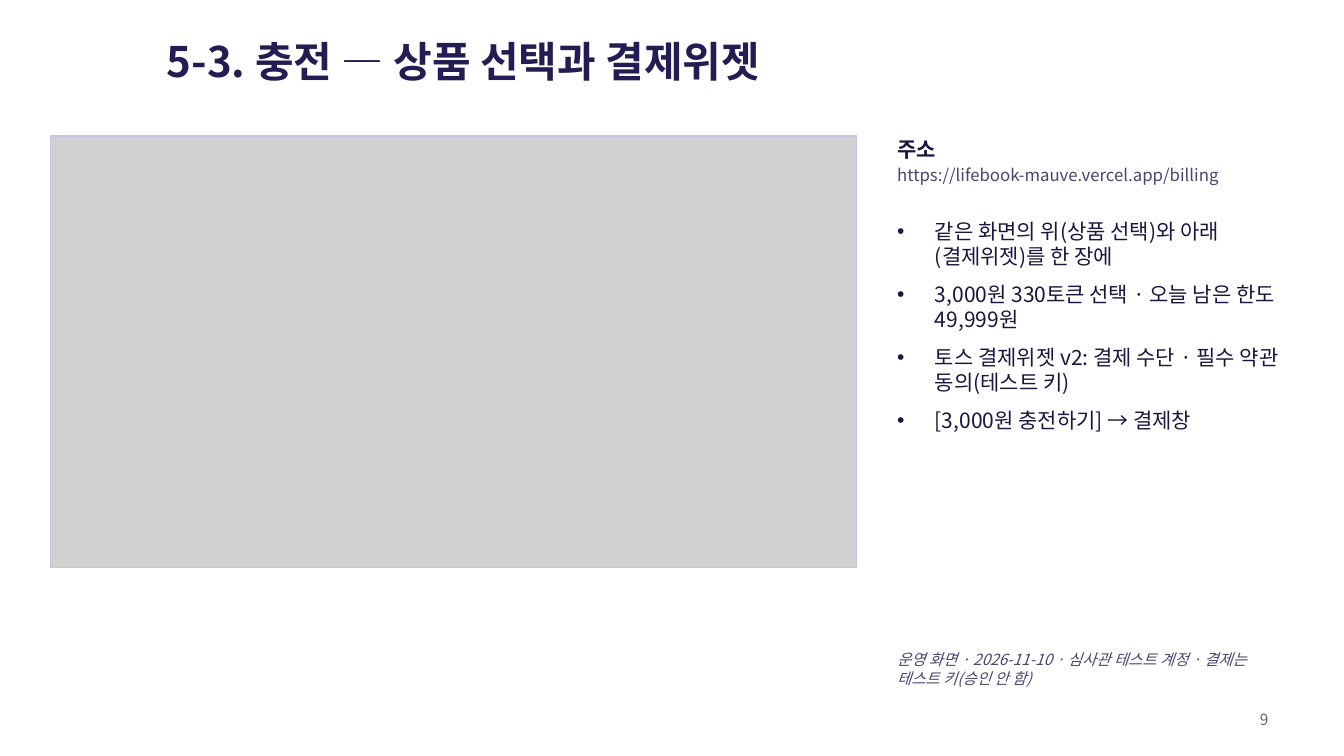
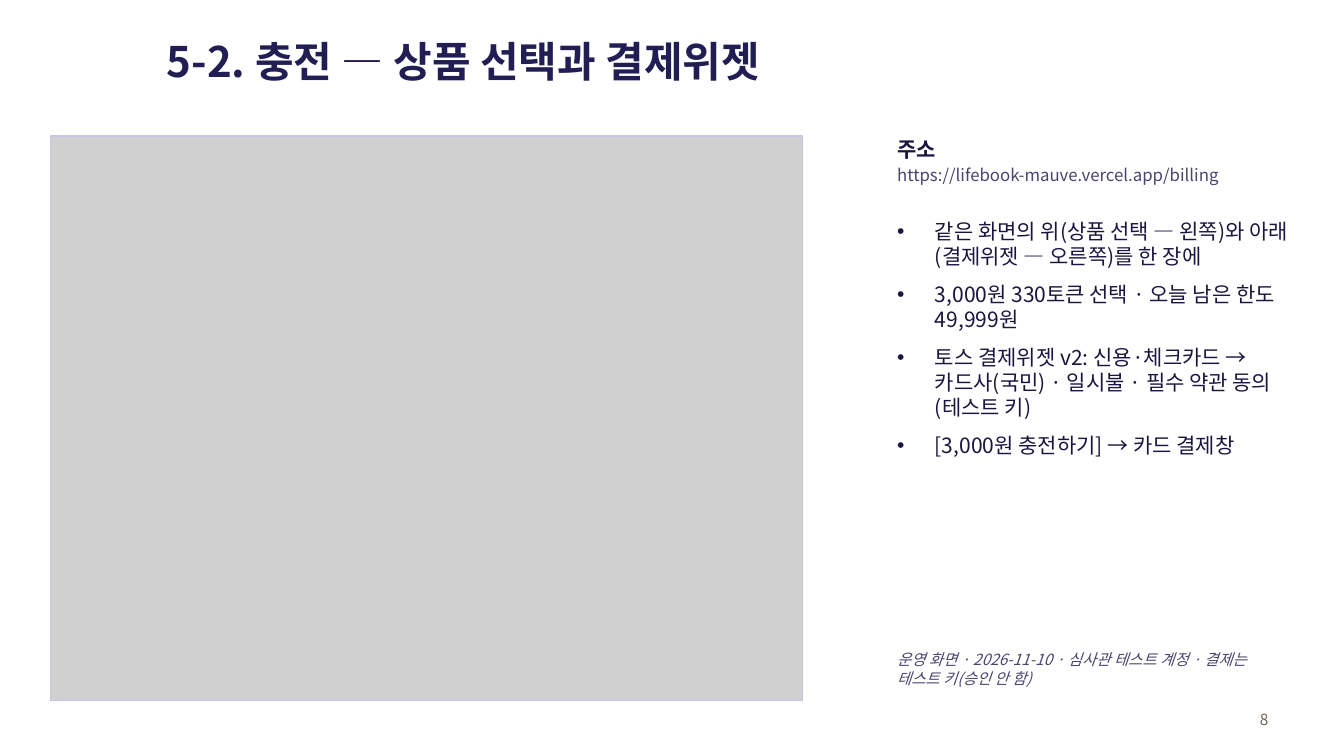
Before and after one commit to sml122900/lifebook, a slide deck: slide 8 of docs/toss/lifebook-결제경로.pptx (slide 9 before the commit). Drawn at 1344x756 pixels with LibreOffice and Linux fonts; fonts in the diff are those of the drawing; grey boxes stand for pictures. Boxes give left, top, right and bottom in pixels: in the first picture for what was removed or moved away, otherwise in the second. Text is boxed around its words. In the diff, an @@ line names an element or a change of style, - is before the commit and + after.

```diff
--- a/docs/toss/lifebook-결제경로.pptx
+++ b/docs/toss/lifebook-결제경로.pptx
@@ title at box(167, 41, 760, 81): text changed @@
-5-3. 충전 — 상품 선택과 결제위젯
+5-2. 충전 — 상품 선택과 결제위젯
@@ rectangle: place and size @@
-rectangle at box(50, 136, 857, 568)
+rectangle at box(50, 136, 803, 701)
@@ picture: place and size @@
-picture at box(50, 136, 857, 568)
+picture at box(50, 136, 803, 701)
@@ text at box(935, 221, 1288, 268): text changed @@
-• 같은 화면의 위(상품 선택)와 아래(결제위젯)를 한 장에
+• 같은 화면의 위(상품 선택 — 왼쪽)와 아래(결제위젯 — 오른쪽)를 한 장에
@@ text at box(935, 347, 1272, 457): text changed @@
-• 토스 결제위젯 v2: 결제 수단 · 필수 약관 동의(테스트 키)
-• [3,000원 충전하기] → 결제창
+• 토스 결제위젯 v2: 신용·체크카드 → 카드사(국민) · 일시불 · 필수 약관 동의(테스트 키)
+• [3,000원 충전하기] → 카드 결제창
@@ page number at box(1260, 713, 1269, 725): text changed @@
-9
+8
```
Also in this commit, not shown: 8 other slides changed, 1 slide removed, 2 other files.
